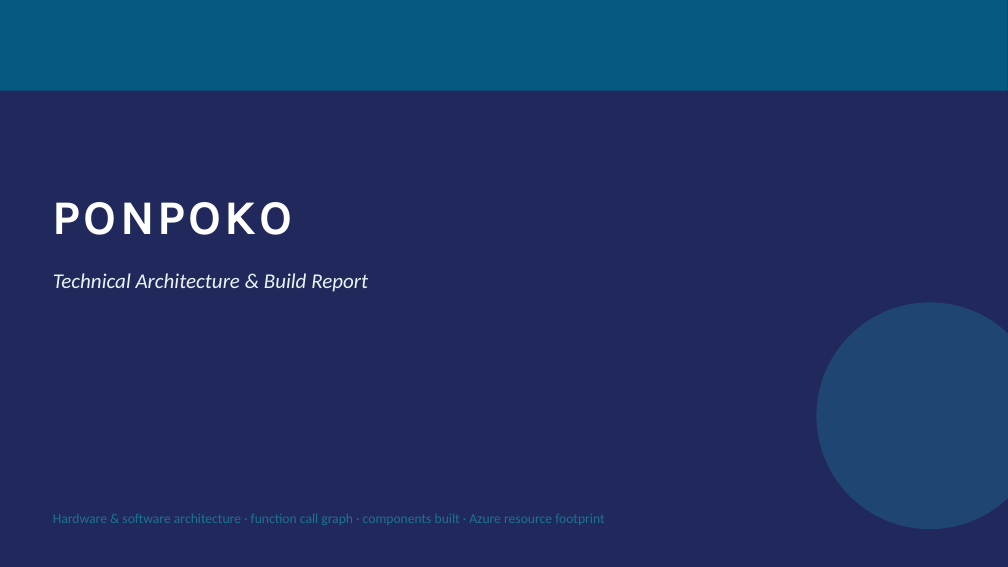
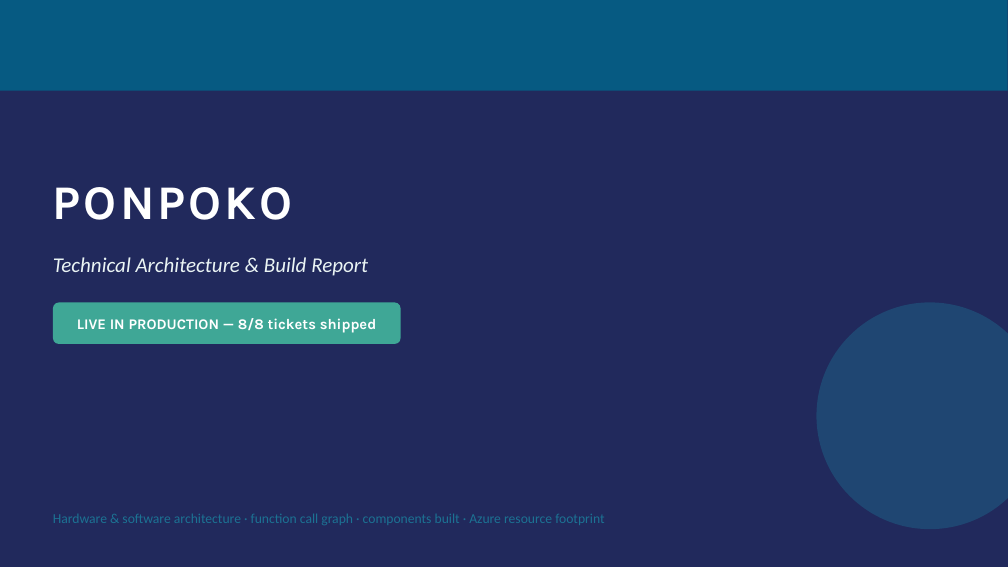
Before and after one commit to bedro96/raccoon, a slide deck: slide 1 of Ponpoko-Technical-Architecture.pptx. Drawn at 1008x567 pixels with LibreOffice and Linux fonts; fonts in the diff are those of the drawing. Boxes give left, top, right and bottom in pixels: in the first picture for what was removed or moved away, otherwise in the second. Text is boxed around its words. In the diff, an @@ line names an element or a change of style, - is before the commit and + after.

```diff
--- a/Ponpoko-Technical-Architecture.pptx
+++ b/Ponpoko-Technical-Architecture.pptx
@@ text "PONPOKO": place and size @@
-text "PONPOKO" at (53,202,293,235)
+text "PONPOKO" at (53,187,293,220)
@@ text "Technical Architecture & Build Report": place and size @@
-text "Technical Architecture & Build Report" at (53,273,368,292)
+text "Technical Architecture & Build Report" at (53,257,368,276)
@@ rounded rectangle added at (53,302,401,344), fill #3FA796 @@
@@ text added at (77,318,377,333), 14 pt, text #FFFFFF, bold @@
+LIVE IN PRODUCTION — 8/8 tickets shipped
```
Also in this commit, not shown: 9 other slides changed.
